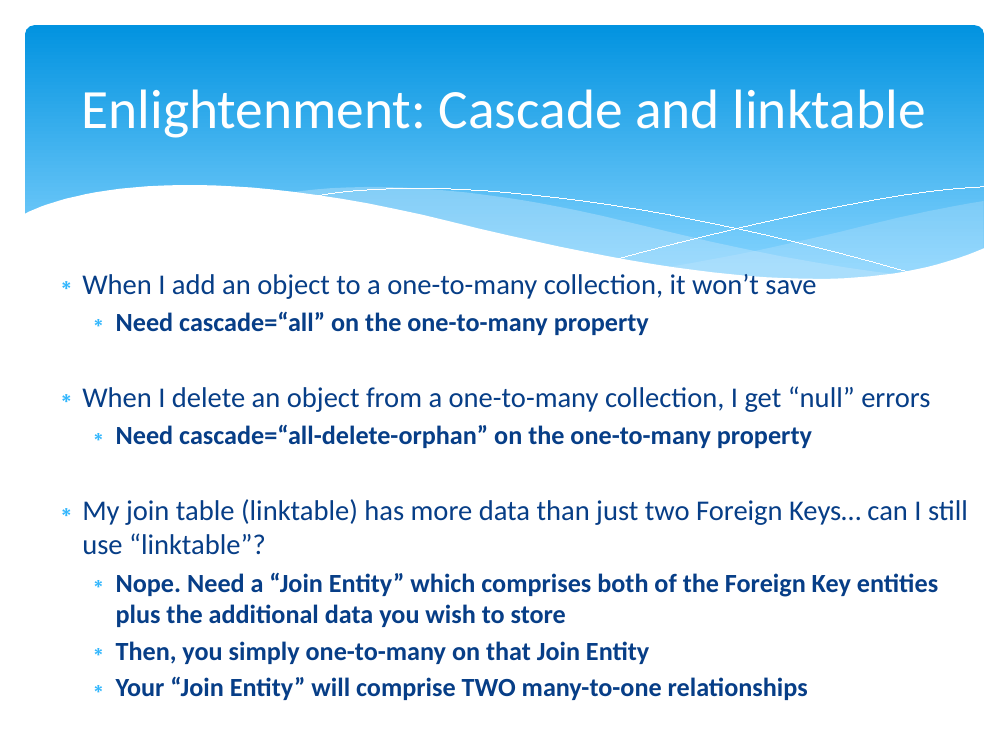
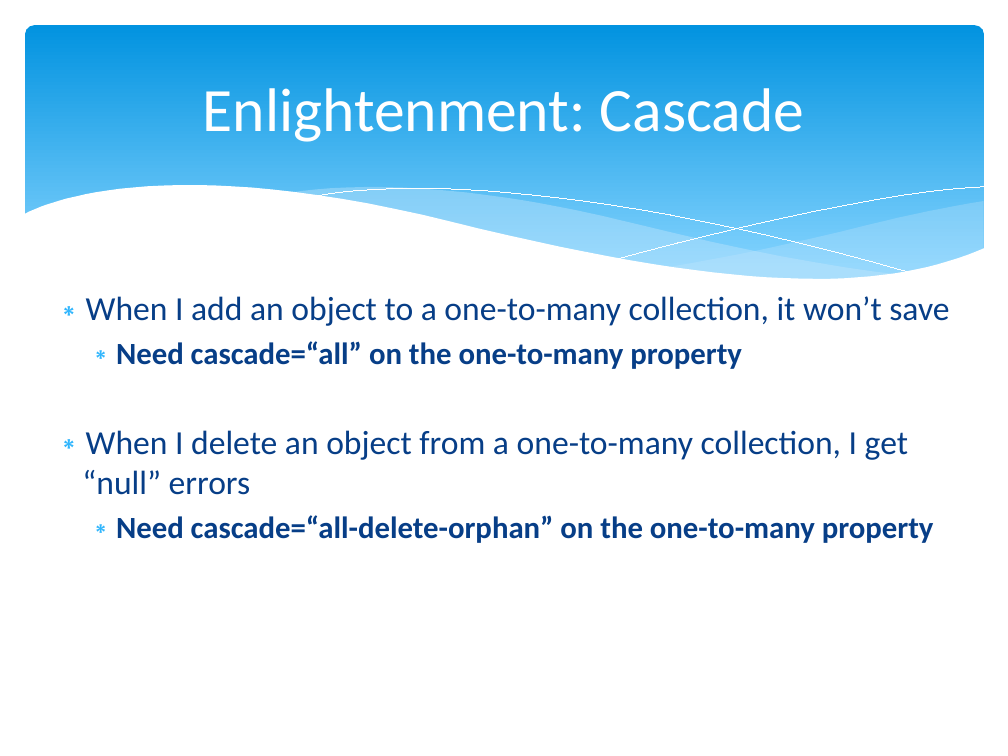
Before and after one commit to marcesher/mxunit-cfmeetups, a slide deck: slide 36 of CFObjective_ORMZen/preso/orm_zen.ppt.pptx (slide 41 before the commit). Drawn at 1008x756 pixels with LibreOffice and Linux fonts; fonts in the diff are those of the drawing. Boxes give left, top, right and bottom in pixels: in the first picture for what was removed or moved away, otherwise in the second. Text is boxed around its words. In the diff, an @@ line names an element or a change of style, - is before the commit and + after.

```diff
--- a/CFObjective_ORMZen/preso/orm_zen.ppt.pptx
+++ b/CFObjective_ORMZen/preso/orm_zen.ppt.pptx
@@ title at (x1=203, y1=88, x2=804, y2=142): text changed; size 39.6 to 44 pt @@
-Enlightenment: Cascade and linktable
+Enlightenment: Cascade
@@ text "When I add an object ..." moved from (x1=82, y1=270, x2=968, y2=664) to (x1=82, y1=296, x2=949, y2=543) @@
@@ text "When I add an object ..." at (x1=82, y1=296, x2=949, y2=543): size 20.4 to 24 pt in "When I add an object to a ...", "When I delete an object from a ..."; size 18.7 to 22 pt in "Need cascade=“all” on the one-to-many property", "Need cascade=“all-delete-orphan” on the one-to-many property" @@
@@ text at (x1=82, y1=499, x2=968, y2=664): paragraphs removed @@
-∗ My join table (linktable) has more data than just two Foreign Keys… can I still use “linktable”?
-  ∗ Nope. Need a “Join Entity” which comprises both of the Foreign Key entities plus the additional data you wish to store
-  ∗ Then, you simply one-to-many on that Join Entity
-  ∗ Your “Join Entity” will comprise TWO many-to-one relationships
```
Also in this commit, not shown: 19 other slides changed, 2 slides added, 4 slides removed, 1 other file.
